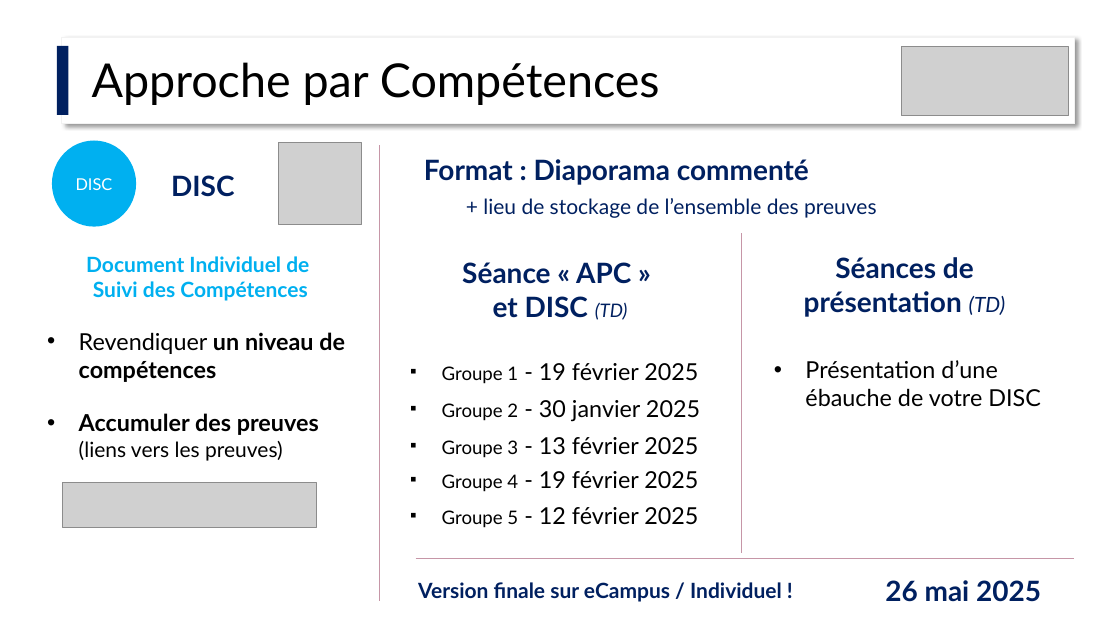
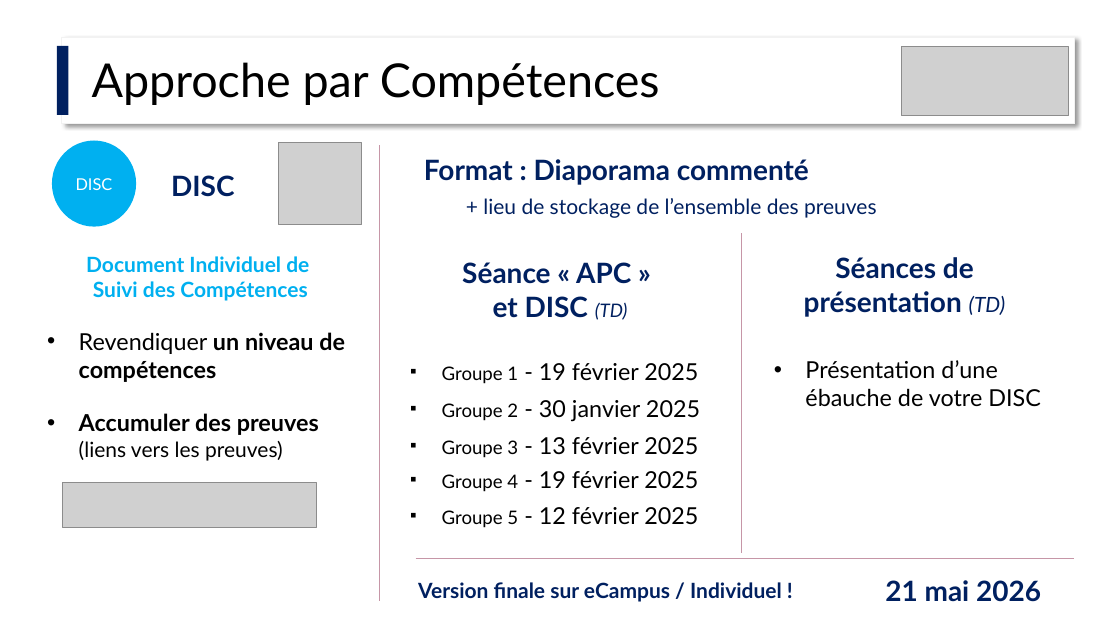
Before and after one commit to IOGS-Digital-Methods/semester-6, a slide deck: slide 13 of InterfacageNumerique/APC/S6_IntNum_APC.pptx. Drawn at 1120x630 pixels with LibreOffice and Linux fonts; fonts in the diff are those of the drawing; grey boxes stand for pictures. Boxes give left, top, right and bottom in pixels: in the first picture for what was removed or moved away, otherwise in the second. Text is boxed around its words. In the diff, an @@ line names an element or a change of style, - is before the commit and + after.

```diff
--- a/InterfacageNumerique/APC/S6_IntNum_APC.pptx
+++ b/InterfacageNumerique/APC/S6_IntNum_APC.pptx
@@ text at (885, 580, 1041, 602): text changed @@
-26 mai 2025
+21 mai 2026
```
Also in this commit, not shown: 3 other files.
